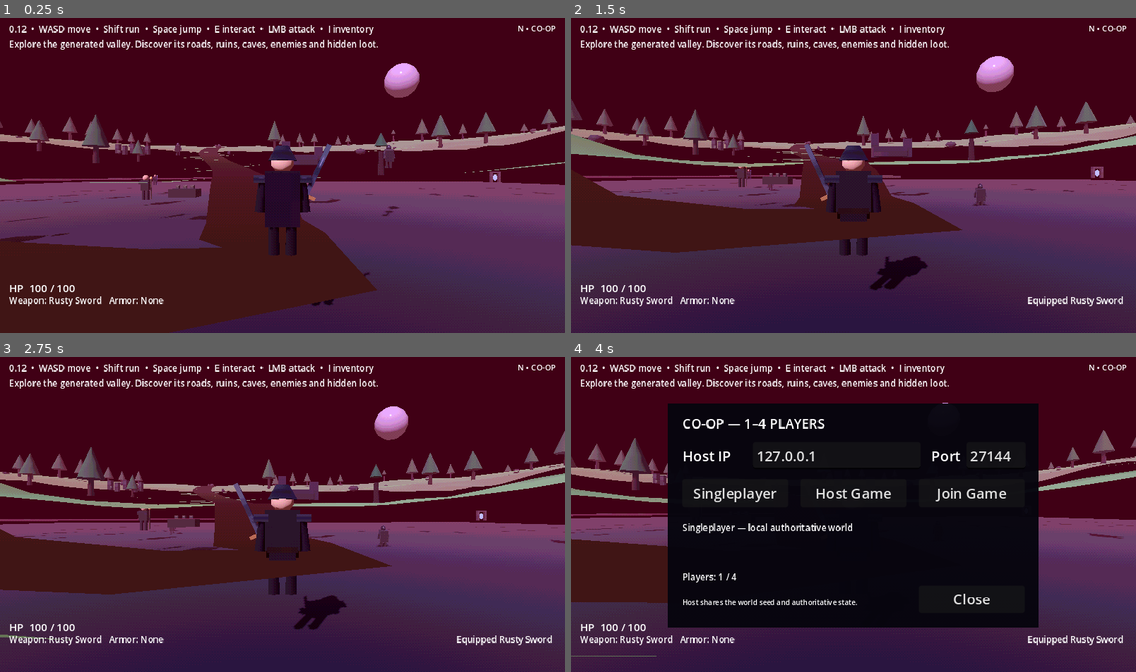
Above: before the commit, frames 1-4 (two rows, left to right).
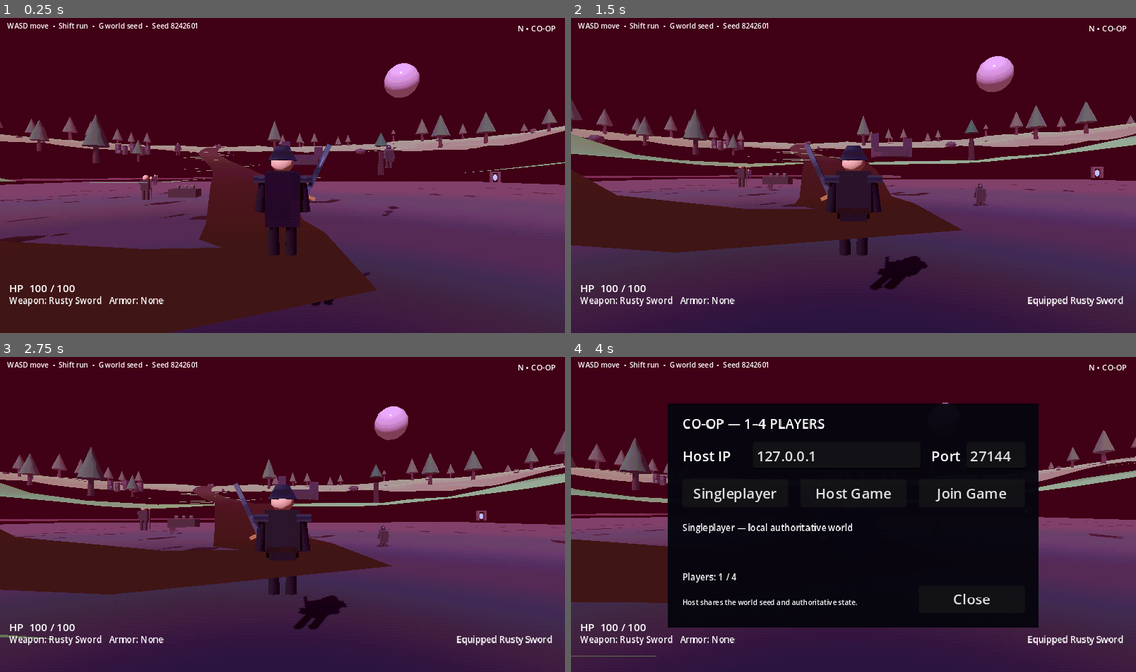
Above: after the commit, the same moments.

Repository: jasonjllind-cpu/aispel
Game: Godot game, scene res://main.tscn
Two runs of this game, one before a commit and one after it. Both use one fixed random seed, a clock stepped at 60 frames per second and the inputs below.
Inputs (mouse positions are in pixels of both pictures, inside the frame that each line leads up to):
- Up to frame 1 (0.25 s): no input
- Up to frame 2 (1.5 s): tap Enter at 0.5 s; move the mouse to (881, 172) at 0.52 s; press the mouse at (881, 172) at 0.53 s; hold W (move_forward) from 0.53 s (still down); tap Space (jump) at 0.77 s; move the mouse to (825, 175) at 1.27 s; release the mouse at (825, 175) at 1.28 s; tap R (equip_next) at 1.35 s
- Up to frame 3 (2.75 s): keep holding W (move_forward); tap Space (jump) at 1.52, 2 s; move the mouse to (293, 508) at 2.02 s; hold E (interact) from 2.03 s (still down)
- Up to frame 4 (4 s): keep holding W (move_forward); tap Enter at 2.75 s; move the mouse to (847, 517) at 2.77 s; release E (interact) at 2.78 s; tap Shift (sprint) at 2.85 s; tap Space (jump) at 3.02, 3.77 s; move the mouse to (893, 517) at 3.52 s; tap N at 3.6 s

The runs differ from the first frame. In frame 1, 1.6% of the frame differs, in the area x 1-67%, y 1-11%; in frame 2, 1.6%; in frame 3, 1.6%; in frame 4, 1.6%, in the area x 1-73%, y 1-77%.

Commit message:
Remove overlapping runtime debug HUD

Diff:
--- a/scripts/world_runtime.gd
+++ b/scripts/world_runtime.gd
@@ -31,3 +31,19 @@
 	monitor.name = "RuntimePerformanceMonitor"
 	monitor.set_script(RUNTIME_PERFORMANCE_MONITOR)
 	add_child(monitor)
+
+func _build_hud() -> void:
+	var layer := CanvasLayer.new()
+	layer.layer = 100
+	var label := Label.new()
+	var seed_value: int = 8242601
+	var world_state := get_node_or_null("/root/WorldState")
+	if world_state != null:
+		seed_value = int(world_state.get("world_seed"))
+	label.text = "WASD move  •  Shift run  •  G world seed  •  Seed %d" % seed_value
+	label.position = Vector2(8, 6)
+	label.size = Vector2(624, 16)
+	label.clip_text = true
+	label.add_theme_font_size_override("font_size", 8)
+	layer.add_child(label)
+	add_child(layer)
